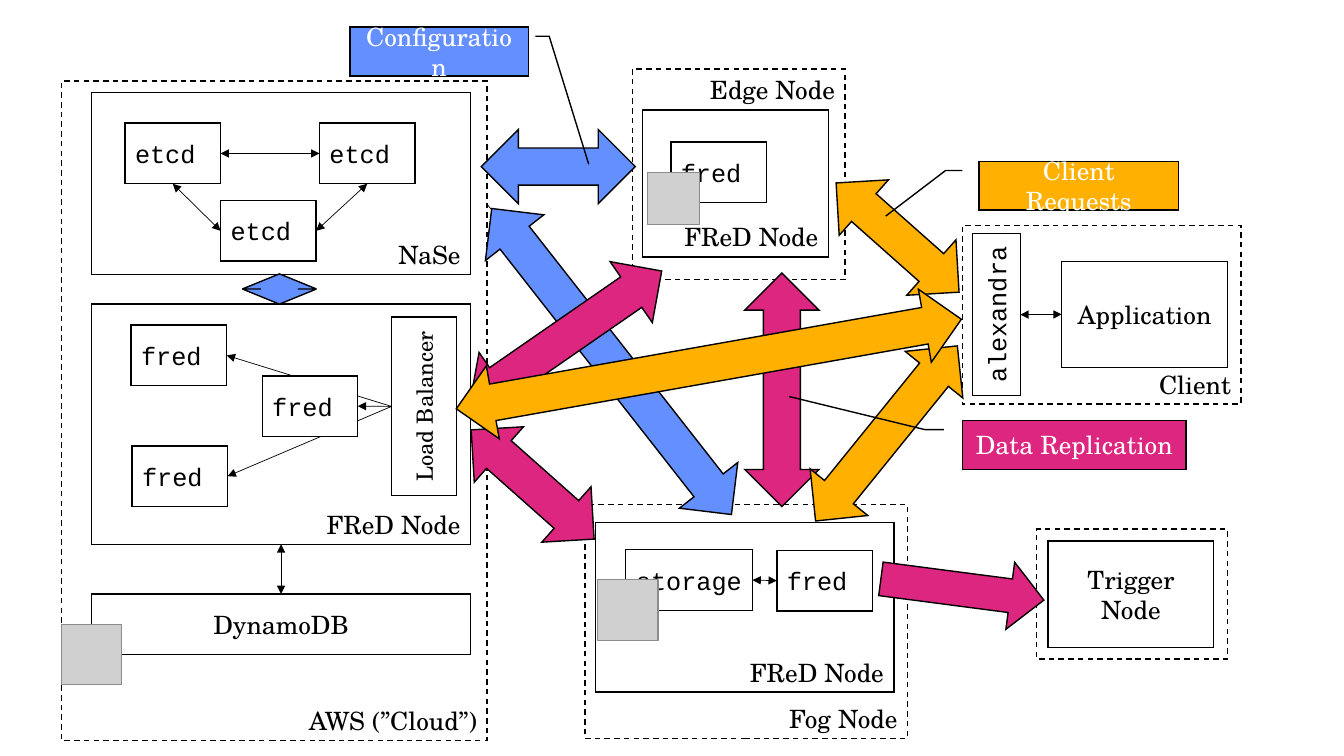
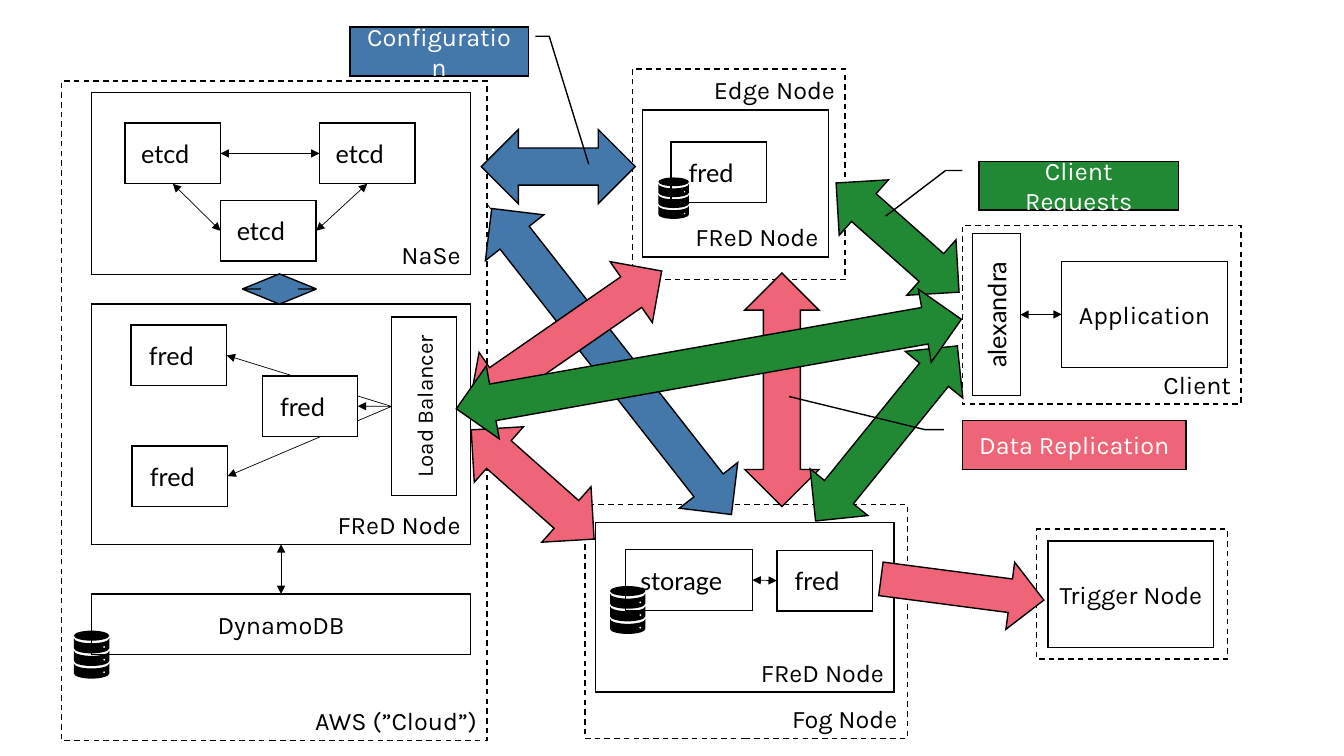
Before and after one commit to OpenFogStack/FReD, a slide deck: slide 1 of docs/assets/figures.pptx. Drawn at 1344x756 pixels with LibreOffice and Linux fonts; fonts in the diff are those of the drawing; grey boxes stand for pictures. Boxes give left, top, right and bottom in pixels: in the first picture for what was removed or moved away, otherwise in the second. Text is boxed around its words. In the diff, an @@ line names an element or a change of style, - is before the commit and + after.

```diff
--- a/docs/assets/figures.pptx
+++ b/docs/assets/figures.pptx
@@ border callout "Configuration" at [350, 27, 528, 76]: font TeX Gyre Schola to Karla; fill #648FFF to #4477AA @@
@@ picture removed at [647, 172, 700, 225] @@
@@ border callout "Client Requests" at [979, 161, 1179, 210]: font TeX Gyre Schola to Karla; fill #FFB000 to #218833 @@
@@ font Courier New to Lato in 10 elements at [671, 142, 767, 203], [625, 549, 752, 610], [777, 551, 873, 611], [131, 326, 227, 386], [132, 446, 228, 506], [262, 376, 358, 437], [320, 123, 415, 184], [221, 201, 317, 261], [125, 123, 221, 184], [973, 234, 1020, 395] @@
@@ fill #648FFF to #4477AA in 3 elements at [463, 186, 761, 538], [481, 130, 635, 205], [242, 274, 317, 304] @@
@@ fill #FFB000 to #218833 in 3 elements at [812, 155, 984, 320], [787, 323, 986, 544], [450, 283, 968, 445] @@
@@ border callout "Data Replication" at [963, 420, 1187, 469]: font TeX Gyre Schola to Karla; fill #DC267F to #EF6577 @@
@@ fill #DC267F to #EF6577 in 4 elements at [745, 273, 820, 507], [448, 241, 683, 435], [447, 403, 619, 567], [877, 545, 1048, 633] @@
@@ font TeX Gyre Schola to Karla in 12 elements at [632, 70, 845, 280], [643, 110, 829, 257], [585, 505, 907, 739], [596, 522, 894, 692], [62, 81, 487, 740], [92, 304, 471, 544], [92, 93, 471, 275], [92, 594, 471, 654], [391, 318, 456, 496], [963, 226, 1241, 404], [1062, 261, 1227, 367], [1049, 541, 1214, 647] @@
@@ picture removed at [598, 580, 658, 640] @@
@@ picture removed at [62, 624, 122, 685] @@
@@ group added at [74, 177, 689, 679]: 12 freeform shapes @@
```
Also in this commit, not shown: 24 other files.
